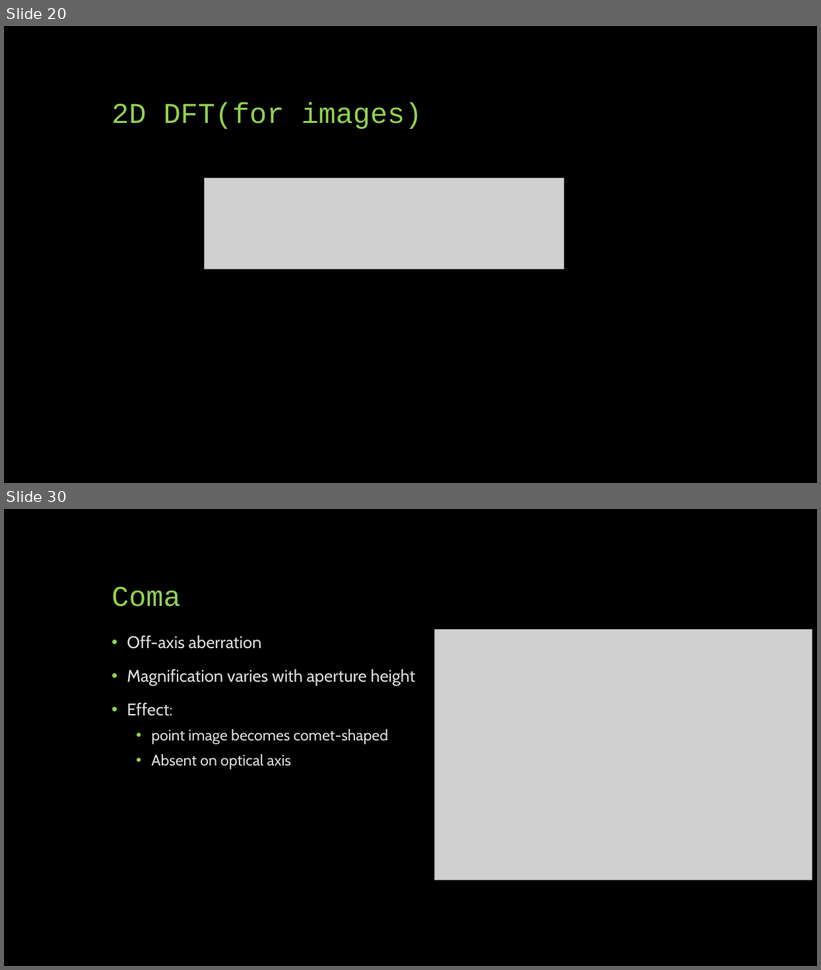
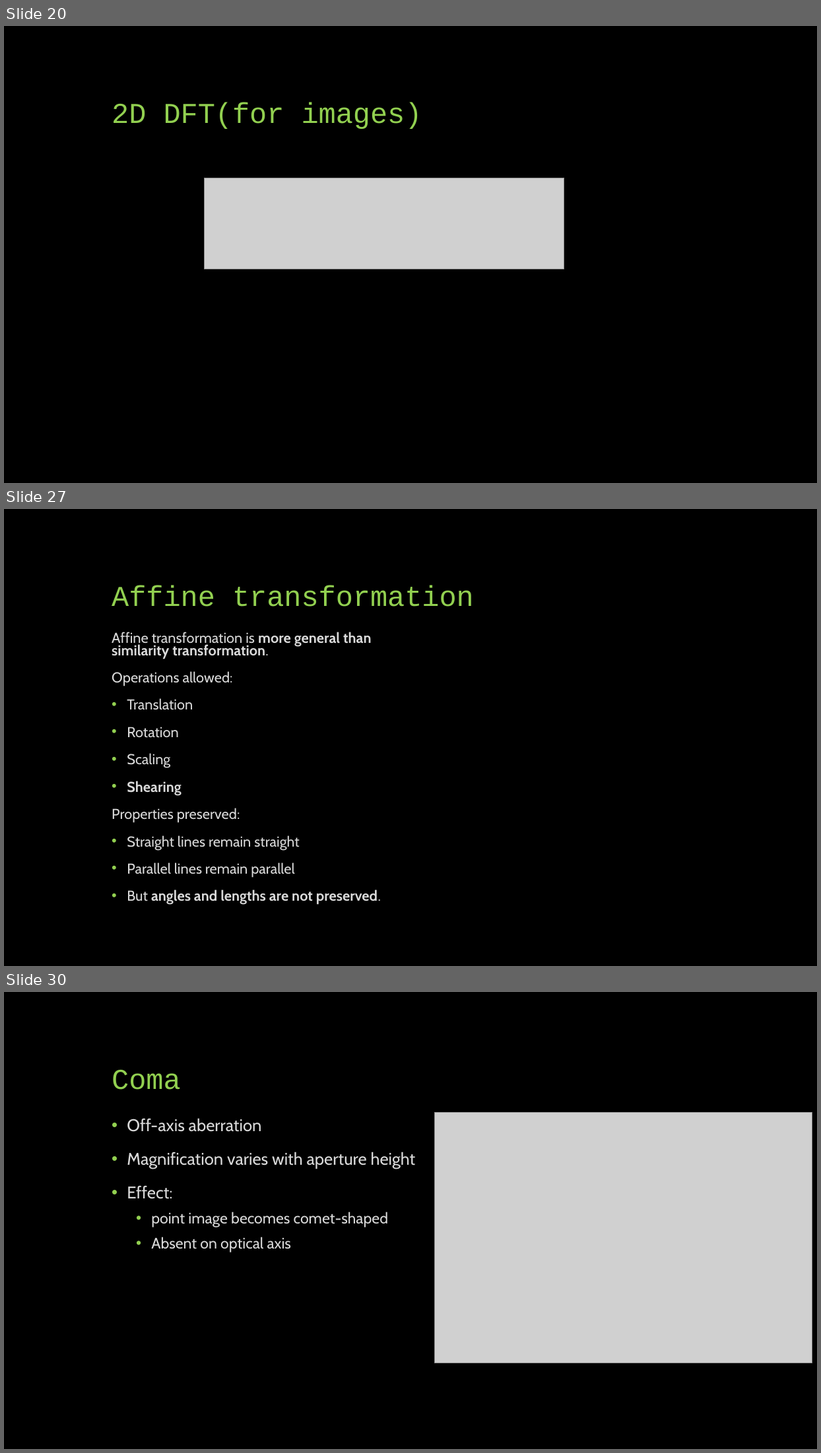
Before and after one commit to SreejithRajan-Lab/Computer-Vision, a slide deck: Presentations/Computer Vision – Module 2.pptx. Shown one above the other, each under a label of ours: slides 20 and 30 before the commit, slides 20, 27 and 30 after it; the slides between them are not shown. The pictures are 821x970 and 821x1453 pixels, drawn with LibreOffice and Linux fonts; fonts in the diff are those of the drawing; grey boxes stand for pictures. Boxes give left, top, right and bottom in pixels: in the first picture for what was removed or moved away, otherwise in the second. Text is boxed around its words. In the diff, an @@ line names an element or a change of style, - is before the commit and + after.

```diff
--- a/Presentations/Computer Vision – Module 2.pptx
+++ b/Presentations/Computer Vision – Module 2.pptx
@@ slide 27 added at (4,509,817,966), background #000000 @@
@@ title added at (112,585,474,607), 34 pt, text #92D050 @@
+Affine transformation
@@ text added at (112,632,381,905), 17 pt, text #D9D9D9 @@
+Affine transformation is more general than similarity transformation.
+Operations allowed:
+• Translation
+• Rotation
+• Scaling
+• Shearing
+Properties preserved:
+• Straight lines remain straight
+• Parallel lines remain parallel
+• But angles and lengths are not preserved.
```
Also in this commit, not shown: 8 other slides added, 9 slides removed, 1 other file.
